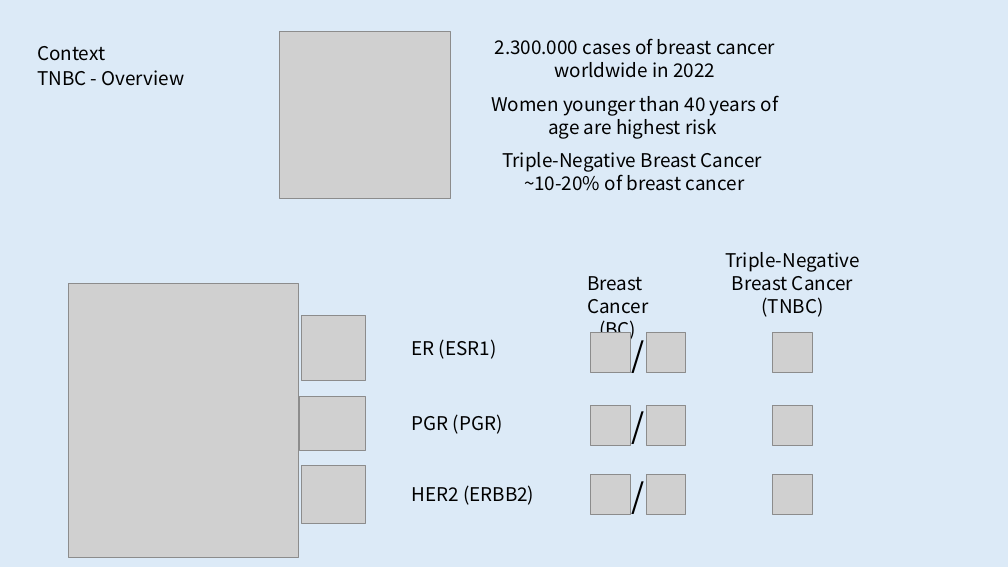
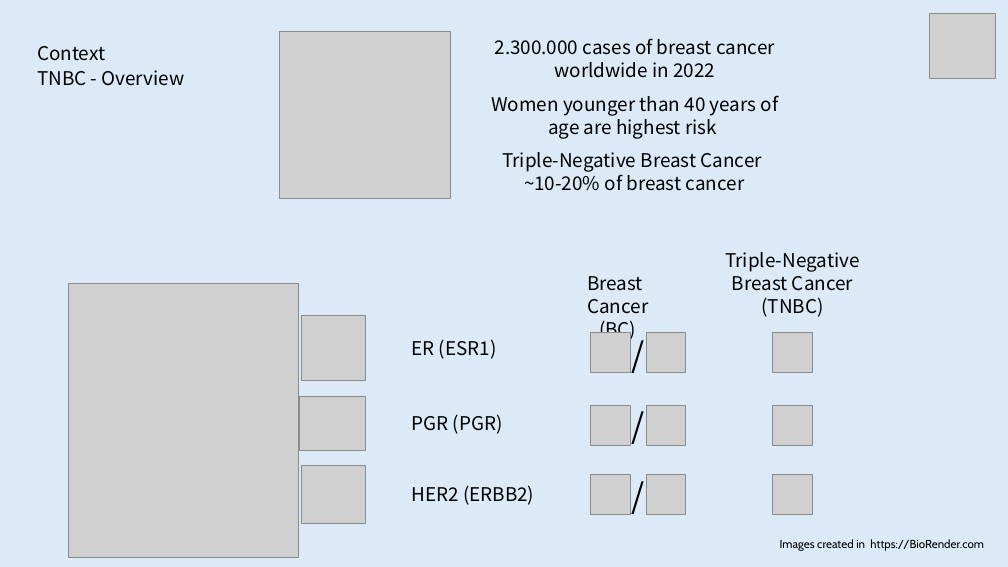
Before and after one commit to rhlt/tnbc, a slide deck: slide 4 of CapstoneProject_FinalPresentation.pptx (slide 7 before the commit). Drawn at 1008x567 pixels with LibreOffice and Linux fonts; fonts in the diff are those of the drawing; grey boxes stand for pictures. Boxes give left, top, right and bottom in pixels: in the first picture for what was removed or moved away, otherwise in the second. Text is boxed around its words. In the diff, an @@ line names an element or a change of style, - is before the commit and + after.

```diff
--- a/CapstoneProject_FinalPresentation.pptx
+++ b/CapstoneProject_FinalPresentation.pptx
@@ picture added at (930, 13, 996, 79) @@
@@ text added at (780, 539, 984, 551), 11 pt, text #000000 @@
+Images created in https://BioRender.com
```
Also in this commit, not shown: 10 other slides changed, 6 slides added, 8 slides removed, 18 other files.
